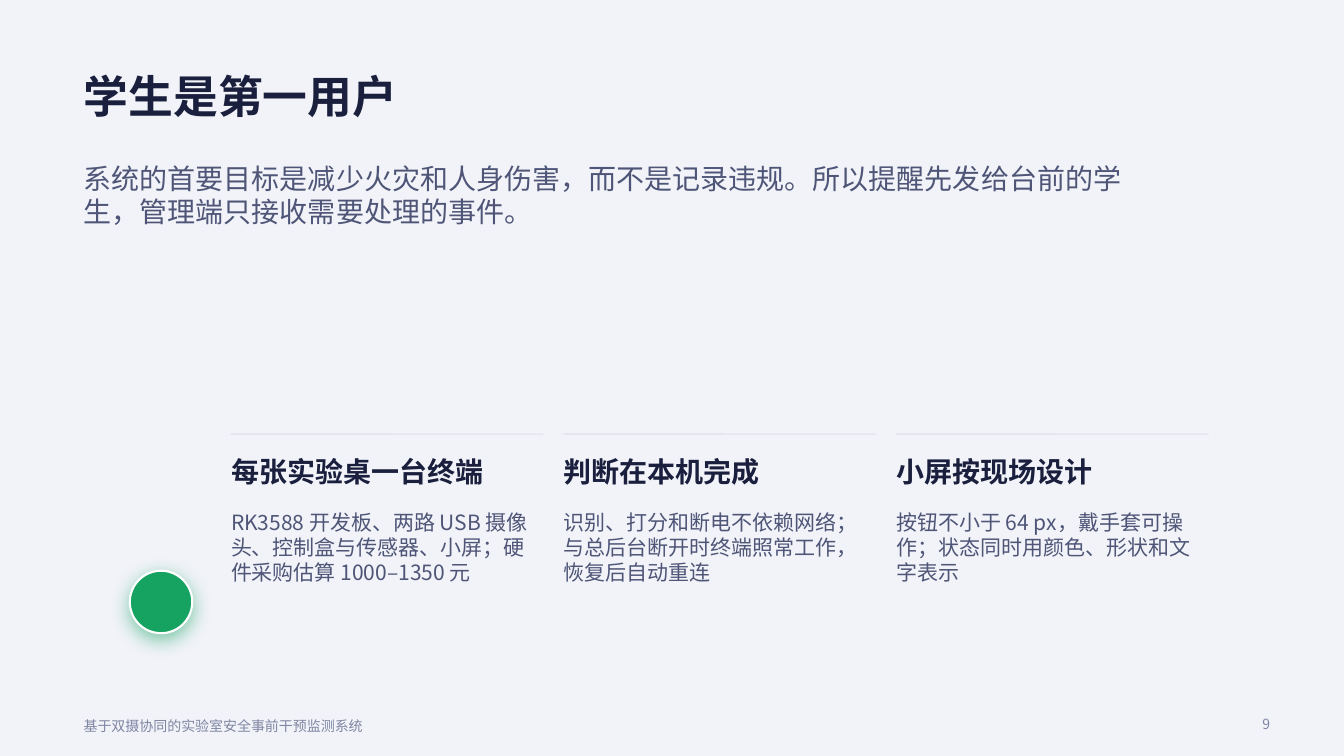
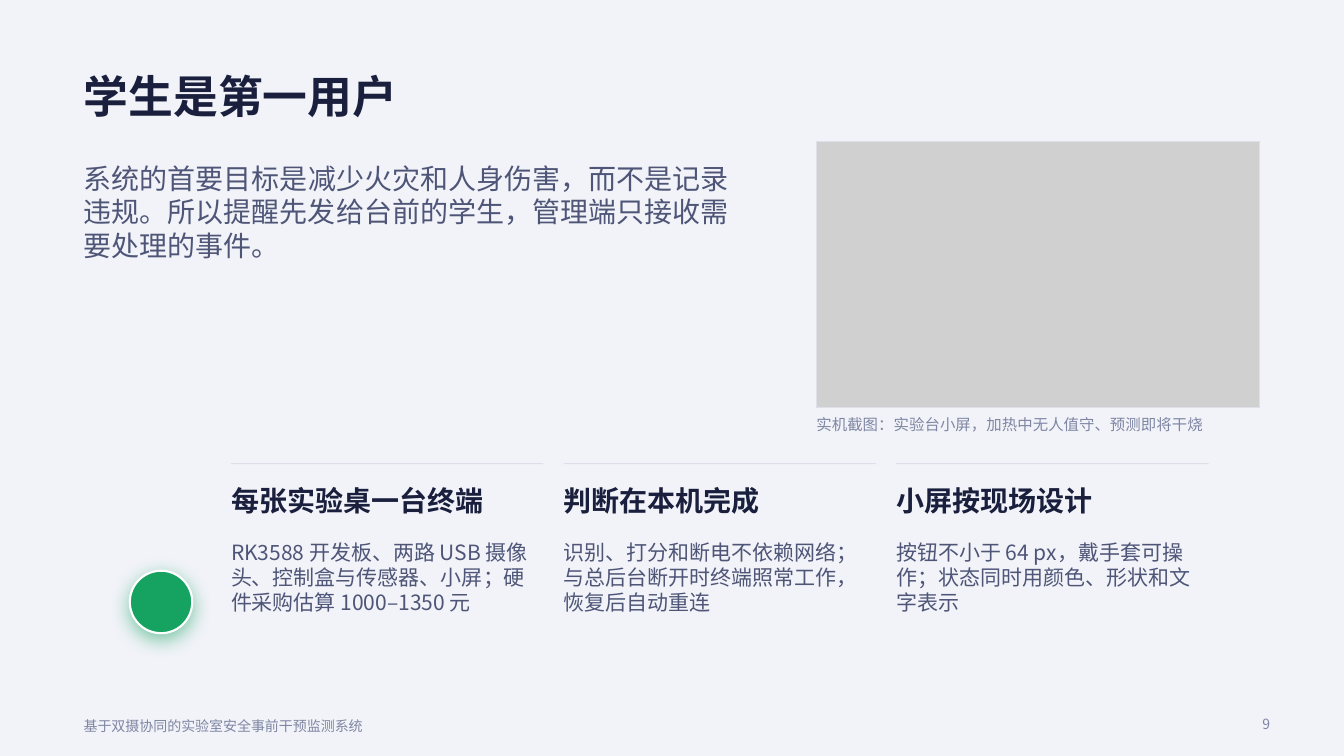
Before and after one commit to SSSSSmilewei/lab-safety-monitor, a slide deck: slide 9 of slides/实验室安全答辩.pptx. Drawn at 1344x756 pixels with LibreOffice and Linux fonts; fonts in the diff are those of the drawing; grey boxes stand for pictures. Boxes give left, top, right and bottom in pixels: in the first picture for what was removed or moved away, otherwise in the second. Text is boxed around its words. In the diff, an @@ line names an element or a change of style, - is before the commit and + after.

```diff
--- a/slides/实验室安全答辩.pptx
+++ b/slides/实验室安全答辩.pptx
@@ picture added at [817,141,1260,407] @@
@@ rectangle added at [817,141,1260,407], outline #DDE0EA 0.75 pt @@
@@ text "系统的首要目标是减少火灾和人身伤害，而不是记录违规。所以提醒先发给台前的学生，管理端只接收需要处理的事件。" rewrapped from [84,165,1122,225] to [84,165,729,259] @@
@@ text added at [816,417,1202,432], 11 pt, text #7F86A3 @@
+实机截图：实验台小屏，加热中无人值守、预测即将干烧
@@ 6 texts, 3 lines: place and size @@
-6 texts, 3 lines at [231,435,1209,582]
+6 texts, 3 lines at [231,464,1209,612]
```
Also in this commit, not shown: 8 other slides changed, 13 other files.
